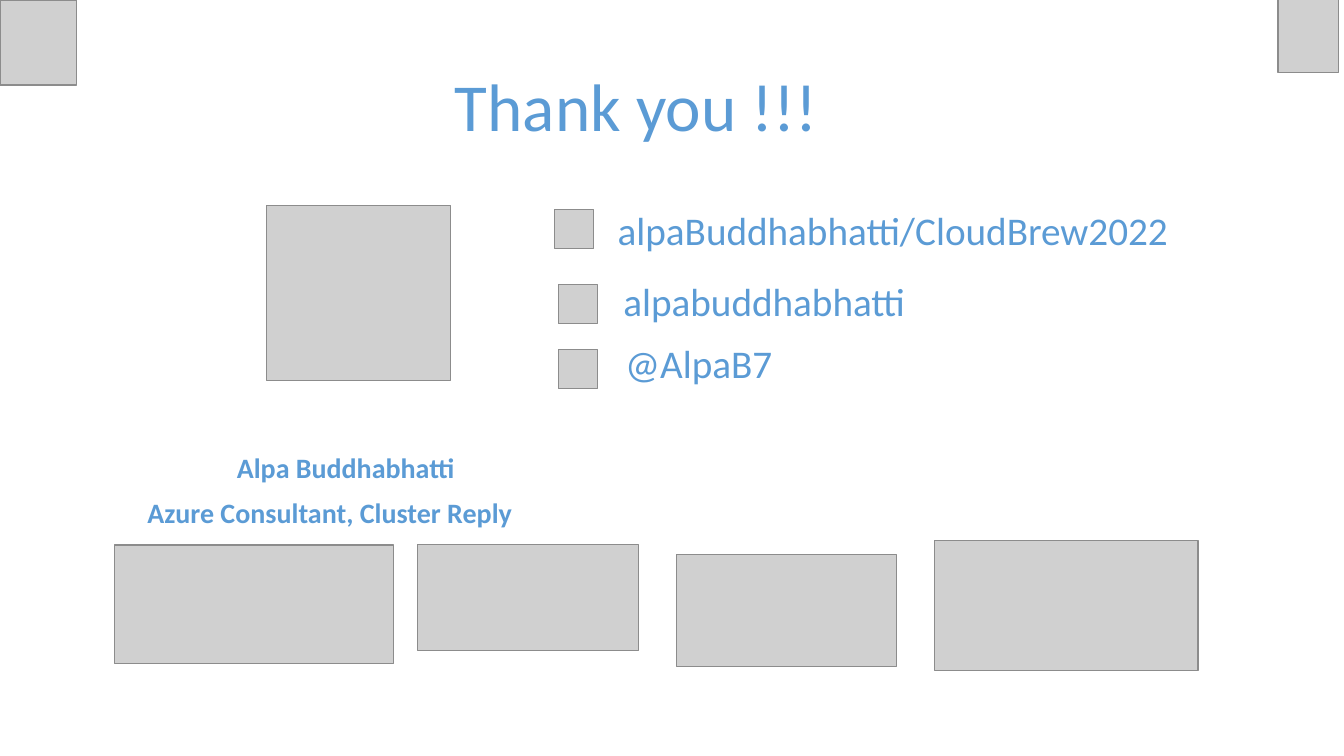
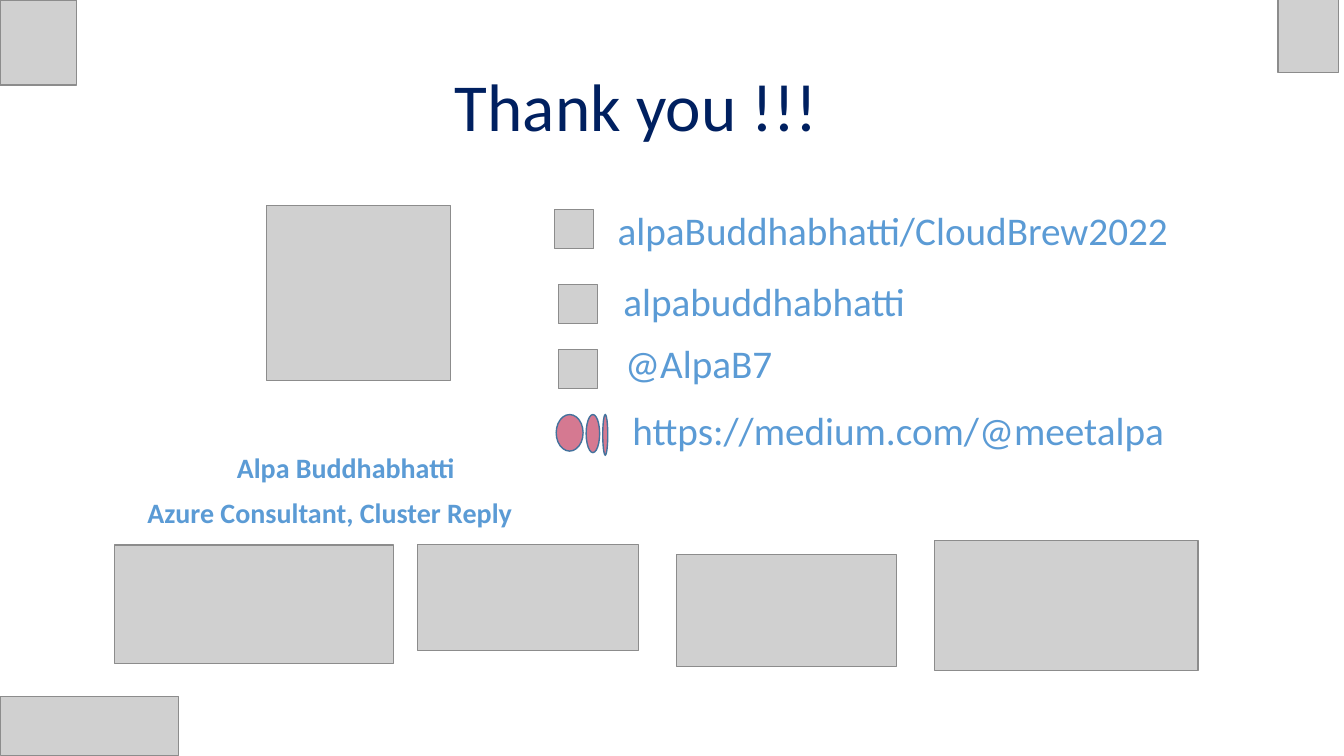
Before and after one commit to alpaBuddhabhatti/CloudBrew2022, a slide deck: slide 22 of Sentiment Analysis using Azure Data Factory and Azure Cognitive service_CloudBrew2022.pptx. Drawn at 1344x756 pixels with LibreOffice and Linux fonts; fonts in the diff are those of the drawing; grey boxes stand for pictures. Boxes give left, top, right and bottom in pixels: in the first picture for what was removed or moved away, otherwise in the second. Text is boxed around its words. In the diff, an @@ line names an element or a change of style, - is before the commit and + after.

```diff
--- a/Sentiment Analysis using Azure Data Factory and Azure Cognitive service_CloudBrew2022.pptx
+++ b/Sentiment Analysis using Azure Data Factory and Azure Cognitive service_CloudBrew2022.pptx
@@ text "Thank you !!!" at [455,84,736,142]: text colour #5B9BD5 to #002060 @@
@@ ellipse added at [557,414,584,451], fill #D57991, outline #43739E 1 pt @@
@@ ellipse added at [587,414,600,453], fill #D57991, outline #43739E 1 pt @@
@@ ellipse added at [603,414,608,455], fill #D57991, outline #43739E 1 pt @@
@@ text added at [632,418,1163,452], 28 pt, text #5B9BD5 @@
+https://medium.com/@meetalpa
@@ picture added at [1,696,178,756] @@
```
Also in this commit, not shown: 22 other slides changed.
